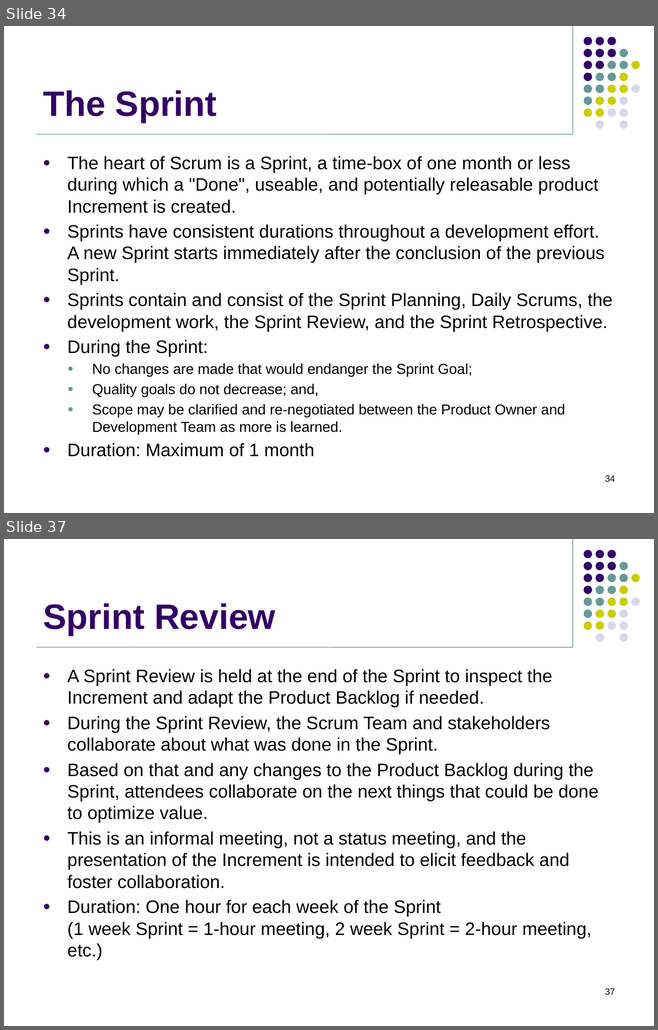
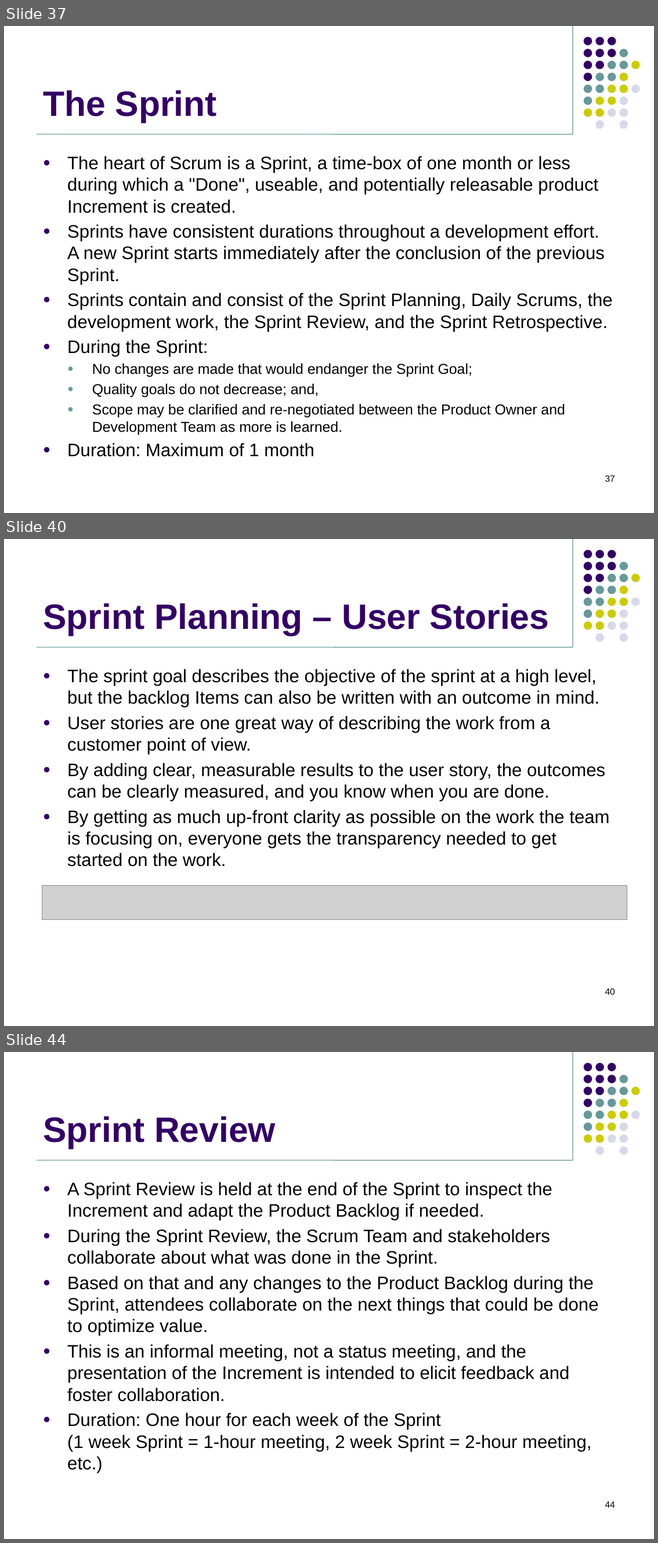
Before and after one commit to jasdhiratrevature/TrainingSlides, a slide deck: SLDC/SDLC.pptx. Shown one above the other, each under a label of ours: slides 34 and 37 before the commit, slides 37, 40 and 44 after it; the slides between them are not shown. The pictures are 658x1030 and 658x1543 pixels, drawn with LibreOffice and Linux fonts; fonts in the diff are those of the drawing; grey boxes stand for pictures; background and template pictures are left out. Boxes give left, top, right and bottom in pixels: in the first picture for what was removed or moved away, otherwise in the second. Text is boxed around its words. In the diff, an @@ line names an element or a change of style, - is before the commit and + after.

```diff
--- a/SLDC/SDLC.pptx
+++ b/SLDC/SDLC.pptx
@@ slide 40 added at bbox=[4, 539, 654, 1026], background #FFFFFF; not listed: 33 template elements that a slide beside it also shows @@
@@ title added at bbox=[43, 603, 549, 636], 39 pt, text #330066, bold @@
+Sprint Planning – User Stories
@@ text added at bbox=[67, 669, 609, 867], 20 pt, text #000000 @@
+● The sprint goal describes the objective of the sprint at a high level, but the backlog Items can also be written with an outcome in mind.
+● User stories are one great way of describing the work from a customer point of view.
+● By adding clear, measurable results to the user story, the outcomes can be clearly measured, and you know when you are done.
+● By getting as much up-front clarity as possible on the work the team is focusing on, everyone gets the transparency needed to get started on the work.
@@ picture added at bbox=[42, 885, 626, 919] @@
@@ page number added at bbox=[605, 988, 615, 995], 10 pt, text #000000 @@
+40
@@ what was slide 34 is now slide 37 @@
@@ page number at bbox=[605, 475, 615, 482]: text changed @@
-34
+37
@@ what was slide 37 is now slide 44 @@
@@ page number at bbox=[605, 1501, 615, 1508]: text changed @@
-37
+44
```
Also in this commit, not shown: 11 slides changed, 24 other slides added.
